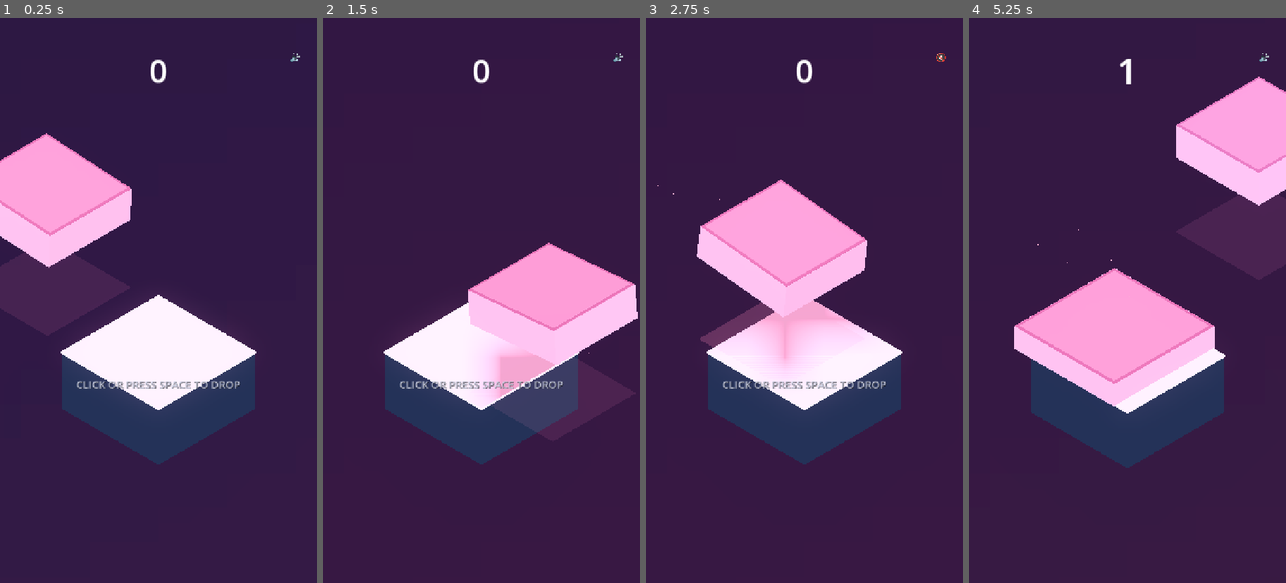
Above: before the commit, frames 1-4 (left to right).
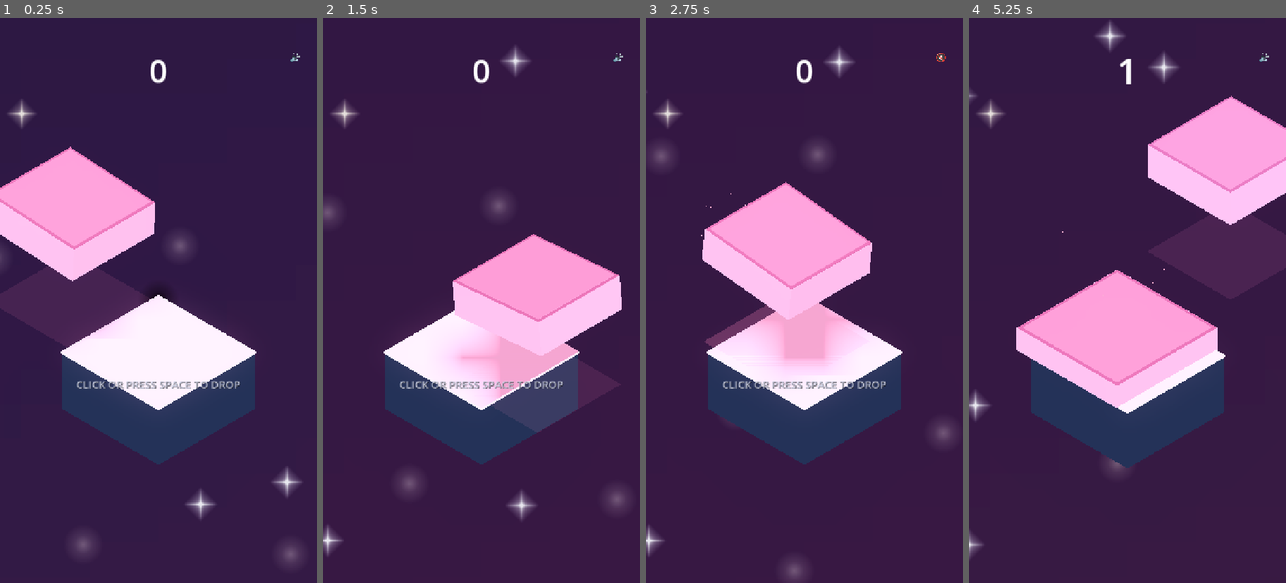
Above: after the commit, the same moments.

Repository: AakashJ91/stack
Game: Godot game, scene res://scenes/main.tscn
The game is run twice, just before and just after one commit, with the same random seed, the same clock (stepped at 60 frames per second) and the same inputs.
Inputs (mouse positions are in pixels of both pictures, inside the frame that each line leads up to):
- Up to frame 1 (0.25 s): no input
- Up to frame 2 (1.5 s): click "🔊" at 0.5 s; click "🔇" at 1.25 s
- Up to frame 3 (2.75 s): click "🔊" at 2 s
- Up to frame 4 (5.25 s): click "🔇" at 2.75 s; click "🔊" at 3.5 s; click "🔇" at 4.25 s; tap Space at 5 s; move the mouse to (1197, 272) at 5.02 s; tap M at 5.1 s; click (1197, 272) at 5.17 s

The runs differ from the first frame. In frame 1, 5.2% of the frame differs, in the area x 0-96%, y 14-97%; in frame 2, 5.5%; in frame 3, 3.5%; in frame 4, 6.7%, in the area x 0-100%, y 0-96%.

Commit message:
Smooth dynamic camera tracking and framed cube oscillation

Diff:
--- a/scenes/main.tscn
+++ b/scenes/main.tscn
@@ -59,7 +59,7 @@
 [node name="Camera3D" type="Camera3D" parent="CameraPivot"]
 transform = Transform3D(0.707107, -0.408248, 0.57735, 0, 0.816497, 0.57735, -0.707107, -0.408248, 0.57735, 12, 9.8, 12)
 projection = 1
-size = 11.5
+size = 12.8
 
 [node name="Slider" type="Node3D" parent="."]
 script = ExtResource("2_slider")
--- a/scripts/cube_slider.gd
+++ b/scripts/cube_slider.gd
@@ -4,7 +4,7 @@
 signal box_released(box: Node3D, release_pos: Vector3, release_velocity: Vector3)
 
 # Sliding parameters
-@export var slide_amplitude: float = 4.2
+@export var slide_amplitude: float = 3.3
 @export var base_speed: float = 2.8
 @export var speed_multiplier: float = 1.0
 @export var hover_height: float = 1.8
--- a/scripts/main.gd
+++ b/scripts/main.gd
@@ -50,6 +50,16 @@
 var bg_texture: GradientTexture2D
 var bg_material: StandardMaterial3D
 var bg_tween: Tween = null
+
+# Celestial & Dynamic Background Elements
+var bg_star_particles: CPUParticles3D
+var bg_mote_particles: CPUParticles3D
+var bg_hero_stars: Array[Dictionary] = []
+var bg_star_texture: ImageTexture
+var bg_bokeh_texture: GradientTexture2D
+var shooting_star_timer: float = 2.5
+var next_shooting_star_delay: float = 4.5
+var bg_anim_time: float = 0.0
 
 # Curated high-aesthetic pastel color palettes for stacking runs
 # Each palette has its own dedicated complementary atmospheric gradient background
@@ -167,6 +177,369 @@
 
 	camera.add_child(bg_quad)
 
+	# Generate celestial textures
+	bg_star_texture = _create_star_texture()
+	bg_bokeh_texture = _create_bokeh_texture()
+
+	# Setup starfield, floating stardust motes, and hero twinkling stars
+	_setup_starfield_particles()
+	_setup_mote_particles()
+	_setup_hero_stars()
+
+func _create_star_texture() -> ImageTexture:
+	var size = 64
+	var img = Image.create(size, size, false, Image.FORMAT_RGBA8)
+	var center = Vector2(size * 0.5, size * 0.5)
+	var radius = size * 0.48
+
+	for y in range(size):
+		for x in range(size):
+			var pos = Vector2(x + 0.5, y + 0.5)
+			var offset = pos - center
+			var dist = offset.length()
+			var nx = abs(offset.x) / radius
+			var ny = abs(offset.y) / radius
+
+			var core = exp(-dist * 0.28)
+			var ray_x = max(0.0, 1.0 - nx) * exp(-abs(offset.y) * 0.75)
+			var ray_y = max(0.0, 1.0 - ny) * exp(-abs(offset.x) * 0.75)
+			var diag1 = max(0.0, 1.0 - (nx + ny) * 0.9) * 0.35
+
+			var intensity = clamp(core * 0.65 + (ray_x + ray_y) * 0.75 + diag1, 0.0, 1.0)
+			img.set_pixel(x, y, Color(1.0, 1.0, 1.0, intensity))
+
+	return ImageTexture.create_from_image(img)
+
+func _create_bokeh_texture() -> GradientTexture2D:
+	var tex = GradientTexture2D.new()
+	tex.fill = GradientTexture2D.FILL_RADIAL
+	tex.fill_from = Vector2(0.5, 0.5)
+	tex.fill_to = Vector2(0.5, 0.0)
+	var g = Gradient.new()
+	g.colors = PackedColorArray([
+		Color(1.0, 1.0, 1.0, 0.95),
+		Color(1.0, 1.0, 1.0, 0.35),
+		Color(1.0, 1.0, 1.0, 0.0)
+	])
+	g.offsets = PackedFloat32Array([0.0, 0.45, 1.0])
+	tex.gradient = g
+	tex.width = 64
+	tex.height = 64
+	return tex
+
+func _setup_starfield_particles() -> void:
+	bg_star_particles = CPUParticles3D.new()
+	bg_star_particles.amount = 75
+	bg_star_particles.lifetime = 4.5
+	bg_star_particles.preprocess = 4.5
+	bg_star_particles.speed_scale = 0.85
+	bg_star_particles.emission_shape = CPUParticles3D.EMISSION_SHAPE_BOX
+	bg_star_particles.emission_box_extents = Vector3(22.0, 16.0, 0.5)
+	bg_star_particles.position = Vector3(0, 0, -42.0)
+	bg_star_particles.gravity = Vector3.ZERO
+	bg_star_particles.direction = Vector3(0.2, 0.1, 0)
+	bg_star_particles.spread = 180.0
+	bg_star_particles.initial_velocity_min = 0.02
+	bg_star_particles.initial_velocity_max = 0.08
+
+	var scale_curve = Curve.new()
+	scale_curve.add_point(Vector2(0.0, 0.0))
+	scale_curve.add_point(Vector2(0.25, 1.0))
+	scale_curve.add_point(Vector2(0.5, 0.35))
+	scale_curve.add_point(Vector2(0.75, 0.95))
+	scale_curve.add_point(Vector2(1.0, 0.0))
+	bg_star_particles.scale_amount_curve = scale_curve
+	bg_star_particles.scale_amount_min = 0.12
+	bg_star_particles.scale_amount_max = 0.36
+
+	var quad = QuadMesh.new()
+	quad.size = Vector2(0.7, 0.7)
+
+	var mat = StandardMaterial3D.new()
+	mat.shading_mode = StandardMaterial3D.SHADING_MODE_UNSHADED
+	mat.transparency = BaseMaterial3D.TRANSPARENCY_ALPHA
+	mat.albedo_texture = bg_star_texture
+	mat.billboard_mode = BaseMaterial3D.BILLBOARD_PARTICLES
+	mat.vertex_color_use_as_albedo = true
+	quad.material = mat
+	bg_star_particles.mesh = quad
+	bg_star_particles.color = Color(0.95, 0.96, 1.0, 0.85)
+
+	camera.add_child(bg_star_particles)
+
+func _setup_mote_particles() -> void:
+	bg_mote_particles = CPUParticles3D.new()
+	bg_mote_particles.amount = 30
+	bg_mote_particles.lifetime = 6.5
+	bg_mote_particles.preprocess = 6.0
+	bg_mote_particles.speed_scale = 0.85
+	bg_mote_particles.emission_shape = CPUParticles3D.EMISSION_SHAPE_BOX
+	bg_mote_particles.emission_box_extents = Vector3(20.0, 15.0, 0.5)
+	bg_mote_particles.position = Vector3(0, 0, -41.0)
+	bg_mote_particles.gravity = Vector3(0, 0.25, 0)
+	bg_mote_particles.direction = Vector3(0.1, 1.0, 0)
+	bg_mote_particles.spread = 45.0
+	bg_mote_particles.initial_velocity_min = 0.12
+	bg_mote_particles.initial_velocity_max = 0.38
+
+	var mote_curve = Curve.new()
+	mote_curve.add_point(Vector2(0.0, 0.0))
+	mote_curve.add_point(Vector2(0.2, 0.85))
+	mote_curve.add_point(Vector2(0.8, 0.85))
+	mote_curve.add_point(Vector2(1.0, 0.0))
+	bg_mote_particles.scale_amount_curve = mote_curve
+	bg_mote_particles.scale_amount_min = 0.22
+	bg_mote_particles.scale_amount_max = 0.60
+
+	var quad = QuadMesh.new()
+	quad.size = Vector2(0.85, 0.85)
+
+	var mat = StandardMaterial3D.new()
+	mat.shading_mode = StandardMaterial3D.SHADING_MODE_UNSHADED
+	mat.transparency = BaseMaterial3D.TRANSPARENCY_ALPHA
+	mat.albedo_texture = bg_bokeh_texture
+	mat.billboard_mode = BaseMaterial3D.BILLBOARD_PARTICLES
+	mat.vertex_color_use_as_albedo = true
+	quad.material = mat
+	bg_mote_particles.mesh = quad
+	bg_mote_particles.color = Color(0.88, 0.92, 1.0, 0.45)
+
+	camera.add_child(bg_mote_particles)
+
+func _setup_hero_stars() -> void:
+	for item in bg_hero_stars:
+		if is_instance_valid(item.get("mesh")):
+			(item["mesh"] as Node).queue_free()
+	bg_hero_stars.clear()
+
+	var star_positions = [
+		Vector3(-7.2, 5.8, -40.5),
+		Vector3(6.5, 6.2, -40.5),
+		Vector3(-8.5, -1.8, -40.5),
+		Vector3(7.8, -3.5, -40.5),
+		Vector3(1.2, 6.8, -40.5),
+		Vector3(-4.5, -6.0, -40.5),
+		Vector3(5.2, 1.5, -40.5),
+		Vector3(-2.8, 3.8, -40.5)
+	]
+
+	for i in range(star_positions.size()):
+		var pos = star_positions[i]
+		var star_mesh_inst = MeshInstance3D.new()
+		var qm = QuadMesh.new()
+		var base_scale = randf_range(0.45, 0.85)
+		qm.size = Vector2(base_scale, base_scale)
+		star_mesh_inst.mesh = qm
+		star_mesh_inst.position = pos
+		star_mesh_inst.cast_shadow = GeometryInstance3D.SHADOW_CASTING_SETTING_OFF
+
+		var mat = StandardMaterial3D.new()
+		mat.shading_mode = StandardMaterial3D.SHADING_MODE_UNSHADED
+		mat.transparency = BaseMaterial3D.TRANSPARENCY_ALPHA
+		mat.albedo_texture = bg_star_texture
+		mat.albedo_color = Color(1.0, 0.98, 0.92, randf_range(0.65, 0.95))
+		star_mesh_inst.material_override = mat
+
+		camera.add_child(star_mesh_inst)
+
+		bg_hero_stars.append({
+			"mesh": star_mesh_inst,
+			"mat": mat,
+			"pos": pos,
+			"base_scale": base_scale,
+			"rot_speed": randf_range(-0.35, 0.35),
+			"pulse_speed": randf_range(1.2, 2.5),
+			"phase": randf_range(0.0, TAU)
+		})
+
+func _spawn_shooting_star() -> void:
+	if not is_instance_valid(camera) or not bg_star_texture:
+		return
+
+	var from_left = randf() > 0.5
+	var start_x = randf_range(-14.0, -9.0) if from_left else randf_range(9.0, 14.0)
+	var end_x = randf_range(6.0, 12.0) if from_left else randf_range(-12.0, -6.0)
+	var start_y = randf_range(5.5, 9.5)
+	var end_y = start_y - randf_range(4.5, 7.0)
+
+	var start_pos = Vector3(start_x, start_y, -40.2)
+	var end_pos = Vector3(end_x, end_y, -40.2)
+
+	var star_root = Node3D.new()
+	star_root.position = start_pos
+	camera.add_child(star_root)
+
+	var head = MeshInstance3D.new()
+	var head_mesh = QuadMesh.new()
+	head_mesh.size = Vector2(0.6, 0.6)
+	var head_mat = StandardMaterial3D.new()
+	head_mat.shading_mode = StandardMaterial3D.SHADING_MODE_UNSHADED
+	head_mat.transparency = BaseMaterial3D.TRANSPARENCY_ALPHA
+	head_mat.albedo_texture = bg_star_texture
+	head_mat.albedo_color = Color(1.0, 0.98, 0.90, 1.0)
+	head.mesh = head_mesh
+	head.material_override = head_mat
+	head.cast_shadow = GeometryInstance3D.SHADOW_CASTING_SETTING_OFF
+	star_root.add_child(head)
+
+	var trail = CPUParticles3D.new()
+	trail.emitting = true
+	trail.amount = 24
+	trail.lifetime = 0.38
+	trail.speed_scale = 1.0
+	trail.local_coords = false
+	trail.gravity = Vector3.ZERO
+	trail.initial_velocity_min = 0.1
+	trail.initial_velocity_max = 0.5
+	trail.spread = 180.0
+	trail.scale_amount_min = 0.1
+	trail.scale_amount_max = 0.28
+	trail.color = Color(1.0, 0.96, 0.88, 0.85)
+
+	var trail_mesh = BoxMesh.new()
+	trail_mesh.size = Vector3(0.06, 0.06, 0.06)
+	var trail_mat = StandardMaterial3D.new()
+	trail_mat.shading_mode = StandardMaterial3D.SHADING_MODE_UNSHADED
+	trail_mesh.material = trail_mat
+	trail.mesh = trail_mesh
+	star_root.add_child(trail)
+
+	var duration = randf_range(0.6, 0.8)
+	var tween = star_root.create_tween().set_parallel(true).set_trans(Tween.TRANS_QUAD).set_ease(Tween.EASE_OUT)
+	tween.tween_property(star_root, "position", end_pos, duration)
+	tween.tween_property(head_mat, "albedo_color:a", 0.0, duration * 0.4).set_delay(duration * 0.6)
+	tween.chain().tween_callback(func():
+		if is_instance_valid(trail):
+			trail.emitting = false
+		get_tree().create_timer(0.4).timeout.connect(func():
+			if is_instance_valid(star_root):
+				star_root.queue_free()
+		)
+	)
+
+func _spawn_cosmic_background_ripple() -> void:
+	if not is_instance_valid(camera) or not bg_star_texture:
+		return
+	var ripple = CPUParticles3D.new()
+	ripple.emitting = true
+	ripple.one_shot = true
+	ripple.explosiveness = 0.92
+	ripple.amount = 22
+	ripple.lifetime = 0.9
+	ripple.emission_shape = CPUParticles3D.EMISSION_SHAPE_RING
+	ripple.emission_ring_radius = 0.8
+	ripple.emission_ring_inner_radius = 0.4
+	ripple.emission_ring_axis = Vector3.BACK
+	ripple.position = Vector3(0, 0, -40.3)
+	ripple.direction = Vector3.UP
+	ripple.spread = 180.0
+	ripple.initial_velocity_min = 2.5
+	ripple.initial_velocity_max = 5.0
+	ripple.gravity = Vector3.ZERO
+	ripple.scale_amount_min = 0.16
+	ripple.scale_amount_max = 0.38
+
+	var box_c = _get_box_shade(stack.size())
+	ripple.color = box_c.lerp(Color.WHITE, 0.55)
+
+	var quad = QuadMesh.new()
+	quad.size = Vector2(0.65, 0.65)
+	var mat = StandardMaterial3D.new()
+	mat.shading_mode = StandardMaterial3D.SHADING_MODE_UNSHADED
+	mat.transparency = BaseMaterial3D.TRANSPARENCY_ALPHA
+	mat.albedo_texture = bg_star_texture
+	mat.billboard_mode = BaseMaterial3D.BILLBOARD_PARTICLES
+	quad.material = mat
+	ripple.mesh = quad
+
+	camera.add_child(ripple)
+	get_tree().create_timer(1.1).timeout.connect(func():
+		if is_instance_valid(ripple):
+			ripple.queue_free()
+	)
+
+# Floating 3D/Screen score popups
+func _spawn_floating_score_popup(world_pos: Vector3, text: String, color: Color, is_special: bool) -> void:
+	if not is_instance_valid(camera):
+		return
+	var screen_pos = camera.unproject_position(world_pos + Vector3(0, 0.6, 0))
+	var label = Label.new()
+	label.text = text
+	label.horizontal_alignment = HORIZONTAL_ALIGNMENT_CENTER
+	label.vertical_alignment = VERTICAL_ALIGNMENT_CENTER
+
+	var font_size = 38 if is_special else 26
+	label.add_theme_font_size_override("font_size", font_size)
+	label.add_theme_color_override("font_color", color)
+	label.add_theme_color_override("font_shadow_color", Color(0, 0, 0, 0.75))
+	label.add_theme_constant_override("shadow_offset_x", 2)
+	label.add_theme_constant_override("shadow_offset_y", 2)
+
+	label.size = Vector2(260, 60)
+	label.pivot_offset = Vector2(130, 30)
+	label.position = screen_pos - Vector2(130, 30)
+	label.mouse_filter = Control.MOUSE_FILTER_IGNORE
+
+	ui_layer.add_child(label)
+
+	var tw = label.create_tween().set_parallel(true)
+	label.scale = Vector2(1.4, 1.4) if is_special else Vector2(1.15, 1.15)
+	tw.tween_property(label, "scale", Vector2.ONE, 0.22).set_trans(Tween.TRANS_BACK).set_ease(Tween.EASE_OUT)
+	tw.tween_property(label, "position:y", label.position.y - (50.0 if is_special else 34.0), 0.50).set_ease(Tween.EASE_OUT)
+	tw.tween_property(label, "modulate:a", 0.0, 0.20).set_delay(0.32)
+	tw.chain().tween_callback(label.queue_free)
+
+# Milestone Announcements & Celebrations
+func _check_milestone(current_score: int) -> void:
+	var milestone_titles = {
+		10: "★ 10 BLOCKS - TOWER RISING! ★",
+		20: "★ 20 BLOCKS - SKY HIGH! ★",
+		30: "★ 30 BLOCKS - STRATOSPHERE! ★",
+		40: "★ 40 BLOCKS - COSMIC REALM! ★",
+		50: "★ 50 BLOCKS - MASTER BUILDER! ★",
+		75: "★ 75 BLOCKS - CELESTIAL PINNACLE! ★",
+		100: "★ 100 BLOCKS - TOWER OF ETERNITY! ★"
+	}
+	if milestone_titles.has(current_score):
+		var title = milestone_titles[current_score]
+		sound_mgr.play_milestone()
+		trigger_screen_shake(0.35)
+		_spawn_milestone_banner(title)
+		_spawn_cosmic_background_ripple()
+		if OS.has_feature("android"):
+			Input.vibrate_handheld(120)
+
+func _spawn_milestone_banner(text: String) -> void:
+	var banner = Label.new()
+	banner.text = text
+	banner.horizontal_alignment = HORIZONTAL_ALIGNMENT_CENTER
+	banner.vertical_alignment = VERTICAL_ALIGNMENT_CENTER
+	banner.add_theme_font_size_override("font_size", 30)
+	banner.add_theme_color_override("font_color", Color(1.0, 0.95, 0.45))
+	banner.add_theme_color_override("font_shadow_color", Color(0, 0, 0, 0.85))
+	banner.add_theme_constant_override("shadow_offset_x", 3)
+	banner.add_theme_constant_override("shadow_offset_y", 3)
+
+	var vp_size = get_viewport().get_visible_rect().size
+	banner.size = Vector2(vp_size.x, 80)
+	banner.position = Vector2(0, 220)
+	banner.pivot_offset = Vector2(vp_size.x * 0.5, 40)
+	banner.mouse_filter = Control.MOUSE_FILTER_IGNORE
+	banner.scale = Vector2(0.5, 0.5)
+	banner.modulate.a = 0.0
+
+	ui_layer.add_child(banner)
+
+	var tw = banner.create_tween()
+	tw.set_parallel(true).set_trans(Tween.TRANS_BACK).set_ease(Tween.EASE_OUT)
+	tw.tween_property(banner, "scale", Vector2.ONE, 0.35)
+	tw.tween_property(banner, "modulate:a", 1.0, 0.25)
+	tw.chain().tween_interval(1.2)
+	tw.chain().set_parallel(true).set_trans(Tween.TRANS_QUAD).set_ease(Tween.EASE_IN)
+	tw.tween_property(banner, "scale", Vector2(1.2, 1.2), 0.3)
+	tw.tween_property(banner, "modulate:a", 0.0, 0.3)
+	tw.chain().tween_callback(banner.queue_free)
+
 func _transition_gradient_background(target_top: Color, target_bottom: Color) -> void:
 	if not bg_gradient or bg_gradient.colors.size() < 2:
 		return
@@ -184,6 +557,12 @@
 			bg_gradient.colors = PackedColorArray([bg_gradient.colors[0], c])
 	, current_bottom, target_bottom, 0.7)
 
+	# Harmonize floating stardust bokeh tint
+	if is_instance_valid(bg_mote_particles):
+		var mote_c = target_bottom.lerp(Color.WHITE, 0.45)
+		mote_c.a = 0.45
+		bg_mote_particles.color = mote_c
+
 func _update_height_gradient_tint(height_index: int) -> void:
 	if not bg_gradient:
 		return
